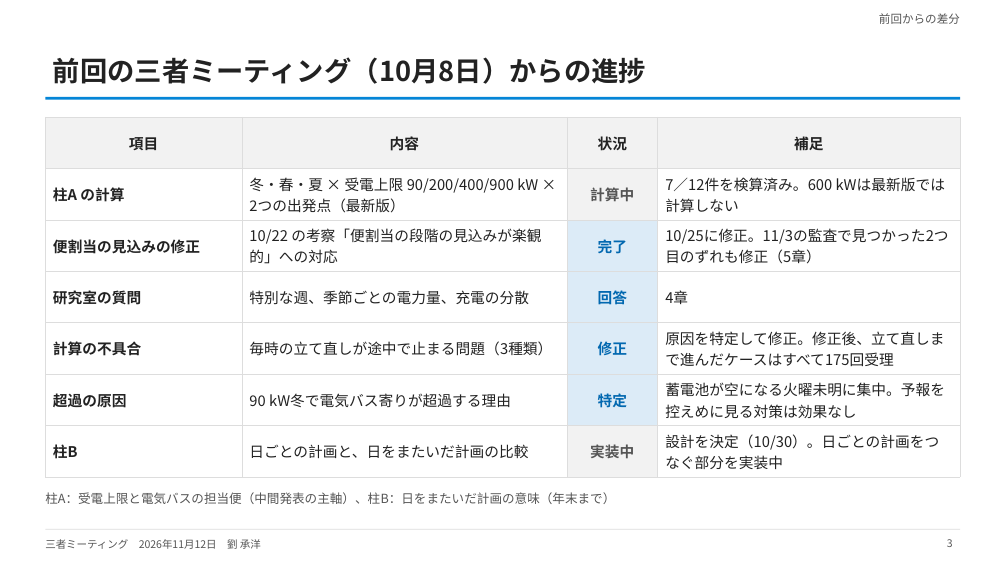
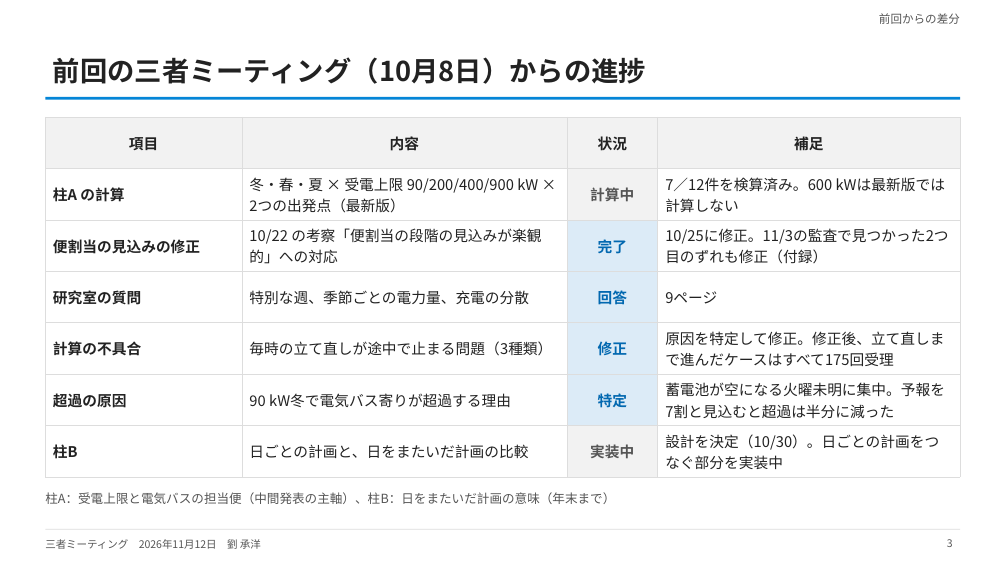
Before and after one commit to CYLIU2003/master-course, a slide deck: slide 3 of outcome/2026-11-12_three_party/three_party_20261112.pptx. Drawn at 1008x567 pixels with LibreOffice and Linux fonts; fonts in the diff are those of the drawing. Boxes give left, top, right and bottom in pixels: in the first picture for what was removed or moved away, otherwise in the second. Text is boxed around its words. In the diff, an @@ line names an element or a change of style, - is before the commit and + after.

```diff
--- a/outcome/2026-11-12_three_party/three_party_20261112.pptx
+++ b/outcome/2026-11-12_three_party/three_party_20261112.pptx
@@ table at bbox=[45, 117, 960, 473] @@
-row 3, column 4: 10/25に修正。11/3の監査で見つかった2つ目のずれも修正（5章）
+row 3, column 4: 10/25に修正。11/3の監査で見つかった2つ目のずれも修正（付録）
-row 4, column 4: 4章
+row 4, column 4: 9ページ
-row 6, column 4: 蓄電池が空になる火曜未明に集中。予報を控えめに見る対策は効果なし
+row 6, column 4: 蓄電池が空になる火曜未明に集中。予報を7割と見込むと超過は半分に減った
```
Also in this commit, not shown: 4 other slides changed, 1 other file.
